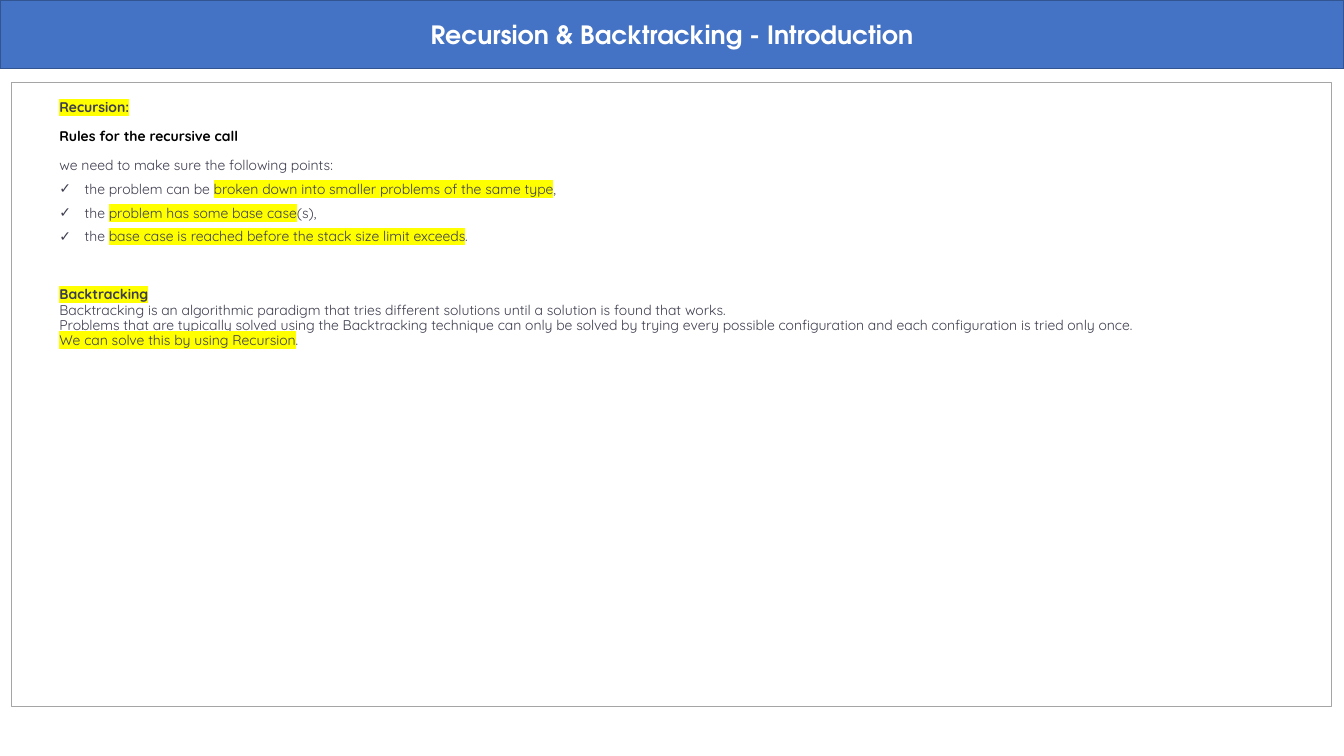
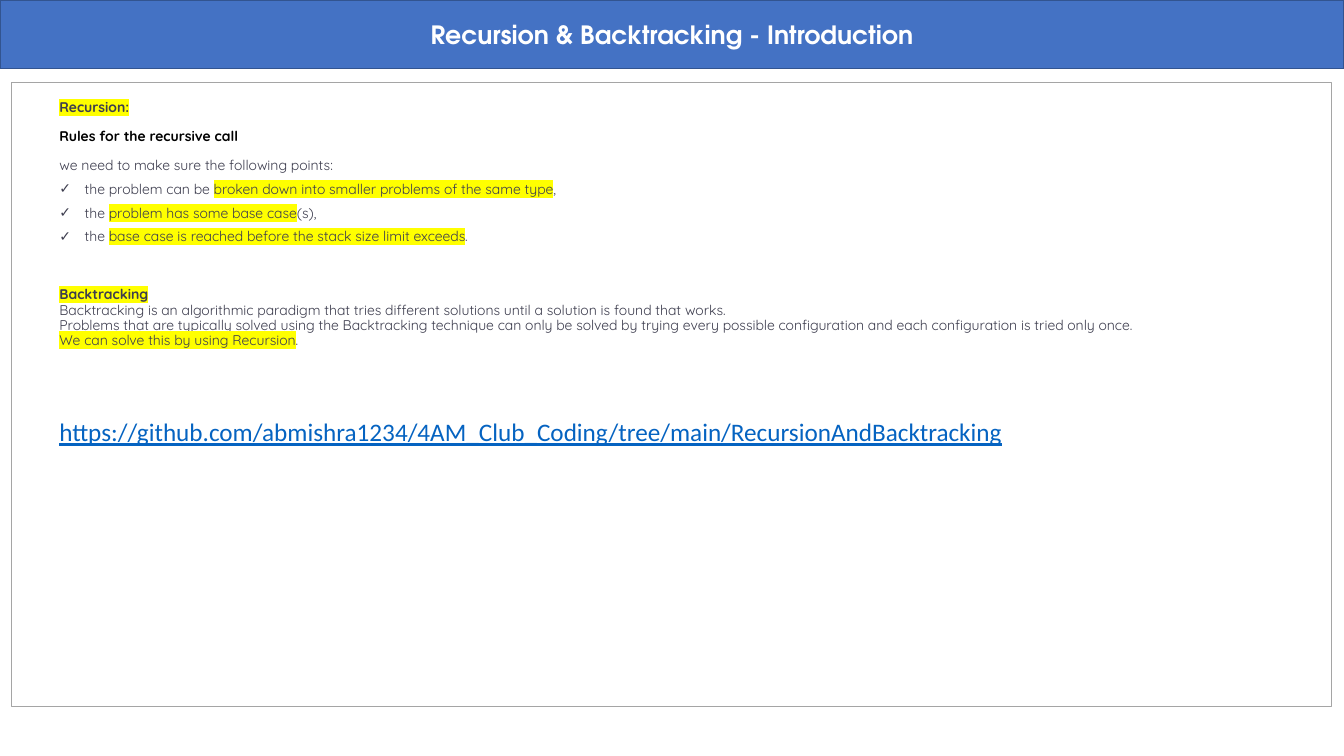
Before and after one commit to abmishra1234/4AM_Club_Coding, a slide deck: slide 1 of RecursionAndBacktracking/Recursion_Backtracking.pptx. Drawn at 1344x756 pixels with LibreOffice and Linux fonts; fonts in the diff are those of the drawing. Boxes give left, top, right and bottom in pixels: in the first picture for what was removed or moved away, otherwise in the second. Text is boxed around its words. In the diff, an @@ line names an element or a change of style, - is before the commit and + after.

```diff
--- a/RecursionAndBacktracking/Recursion_Backtracking.pptx
+++ b/RecursionAndBacktracking/Recursion_Backtracking.pptx
@@ text added at box(59, 423, 1001, 446), 18 pt, text #0563C1, underline @@
+https://github.com/abmishra1234/4AM_Club_Coding/tree/main/RecursionAndBacktracking
```
Also in this commit, not shown: 2 other slides changed.
